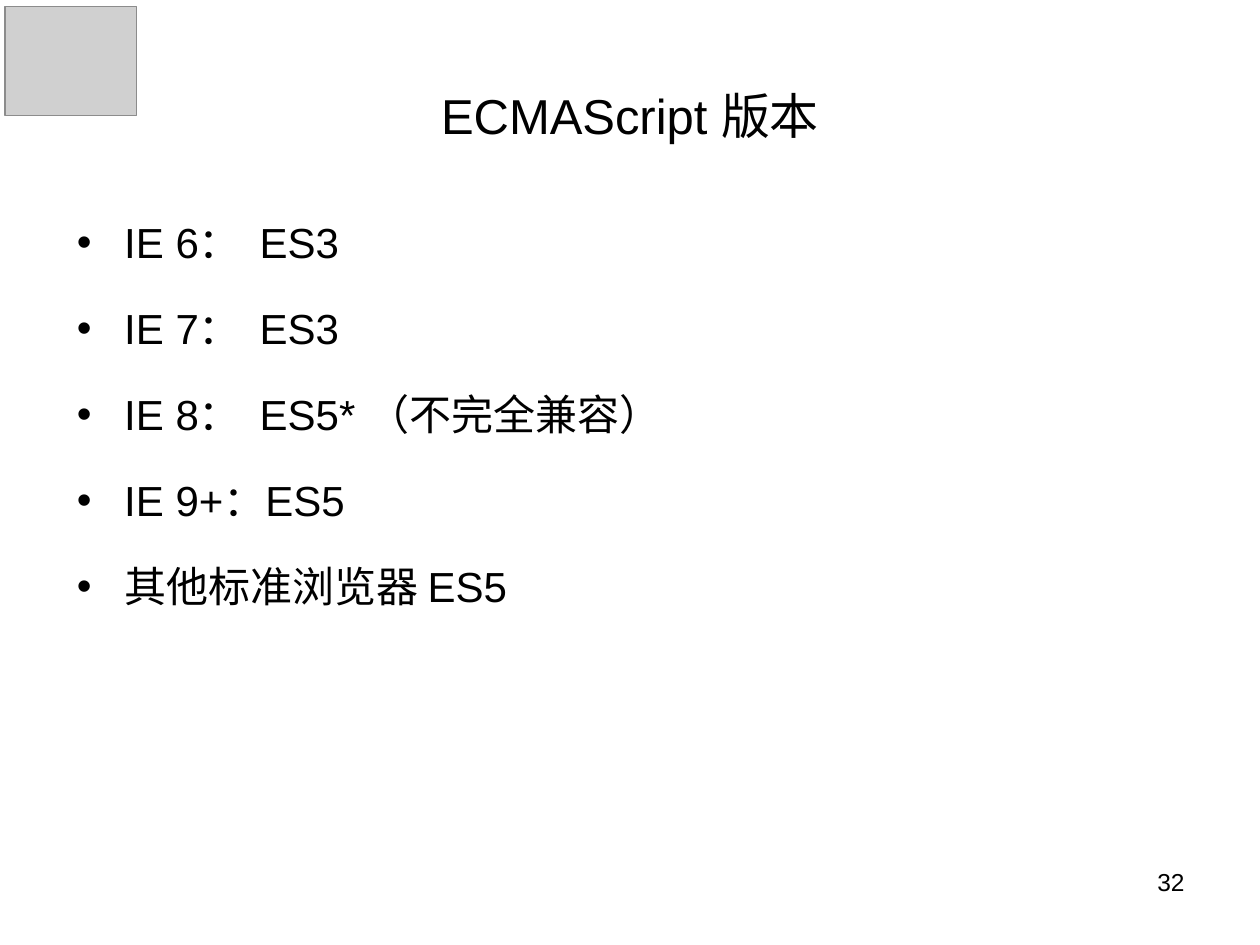
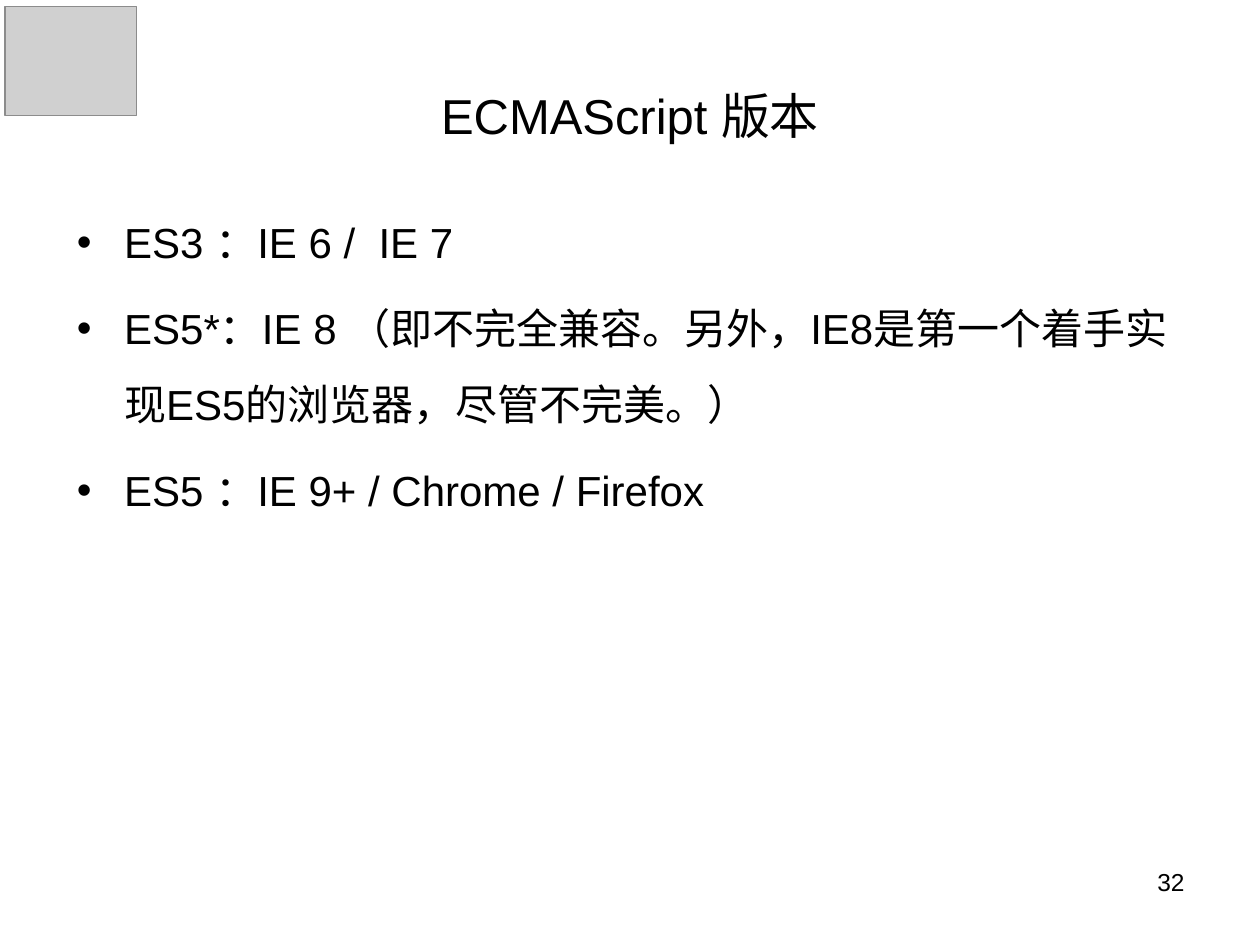
Before and after one commit to panxuepeng/javascript, a slide deck: slide 32 of ppt/第一天课程.ppt. Drawn at 1260x945 pixels with LibreOffice and Linux fonts; fonts in the diff are those of the drawing; grey boxes stand for pictures. Boxes give left, top, right and bottom in pixels: in the first picture for what was removed or moved away, otherwise in the second. Text is boxed around its words. In the diff, an @@ line names an element or a change of style, - is before the commit and + after.

```diff
--- a/ppt/第一天课程.ppt
+++ b/ppt/第一天课程.ppt
@@ text at [124,228,1167,507]: text changed @@
-• IE 6： ES3
-• IE 7： ES3
-• IE 8： ES5* （不完全兼容）
-• IE 9+：ES5
-• 其他标准浏览器 ES5
+• ES3 ：IE 6 / IE 7
+• ES5*：IE 8 （即不完全兼容。另外，IE8是第一个着手实现ES5的浏览器，尽管不完美。）
+• ES5 ：IE 9+ / Chrome / Firefox
```
Also in this commit, not shown: 10 other slides changed, 10 slides added, 4 slides removed, 22 other files.
